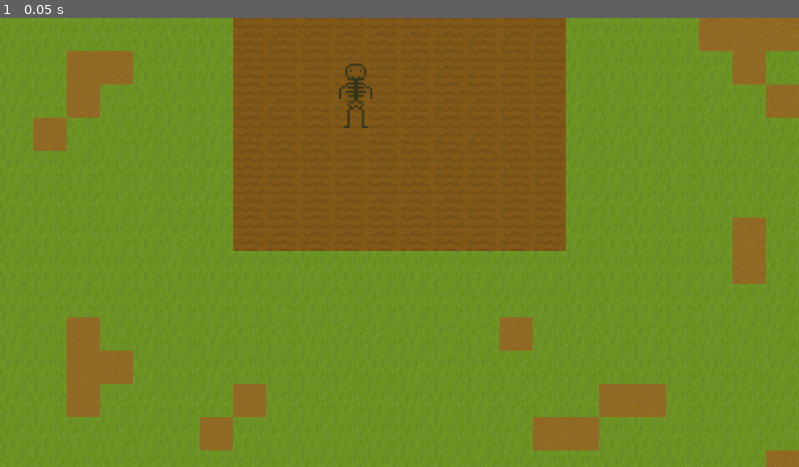
Above: before the commit, frame 1.
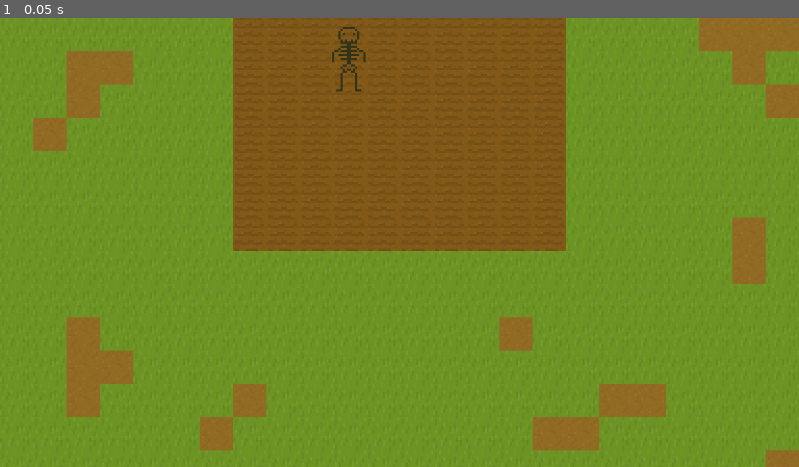
Above: after the commit, the same moment.

Repository: sjhayden/Super-Simple-Spooky-Seed-Simulator
Game: Godot game, scene res://Scenes/world.tscn
Same seed, same stepped clock (60 frames per second), same inputs: the game is played once before the commit and once after it. The project has no main scene, so this scene is started directly.
Inputs:
- Up to frame 1 (0.05 s): no input

The runs differ from the first frame. In frame 1, 0.3% of the frame differs, in the area x 41-47%, y 2-25%.

Commit message:
Sprite Positioning

Diff:
--- a/super-simple-spooky-seed-simulator/Scenes/jack_o_lantern.tscn
+++ b/super-simple-spooky-seed-simulator/Scenes/jack_o_lantern.tscn
@@ -50,9 +50,10 @@
 script = ExtResource("1_giqco")
 
 [node name="CollisionShape2D" type="CollisionShape2D" parent="."]
+position = Vector2(0, -6)
 rotation = 1.5707964
 shape = SubResource("CapsuleShape2D_g4ax6")
 
 [node name="AnimatedSprite2D" type="AnimatedSprite2D" parent="."]
-position = Vector2(0, -1)
+position = Vector2(0, -7)
 sprite_frames = SubResource("SpriteFrames_38bgr")
--- a/super-simple-spooky-seed-simulator/Scenes/player.tscn
+++ b/super-simple-spooky-seed-simulator/Scenes/player.tscn
@@ -23,13 +23,12 @@
 }]
 
 [node name="Player" type="CharacterBody2D"]
-position = Vector2(-8, -16)
 script = ExtResource("1_v0iea")
 
 [node name="CollisionShape2D" type="CollisionShape2D" parent="."]
-position = Vector2(8, 16)
+position = Vector2(0, -16)
 shape = SubResource("CapsuleShape2D_6t5aa")
 
 [node name="AnimatedSprite2D" type="AnimatedSprite2D" parent="."]
-position = Vector2(8, 16)
+position = Vector2(0, -16)
 sprite_frames = SubResource("SpriteFrames_fkybt")
--- a/super-simple-spooky-seed-simulator/Scenes/world.tscn
+++ b/super-simple-spooky-seed-simulator/Scenes/world.tscn
@@ -20,4 +20,4 @@
 tile_set = SubResource("TileSet_8j60k")
 
 [node name="Player" parent="." instance=ExtResource("1_a02cp")]
-position = Vector2(163.00002, 21)
+position = Vector2(167.66667, 35.333332)
--- a/super-simple-spooky-seed-simulator/project.godot
+++ b/super-simple-spooky-seed-simulator/project.godot
@@ -17,3 +17,8 @@
 [dotnet]
 
 project/assembly_name="Super Simple Spooky Seed Simulator"
+
+[rendering]
+
+textures/canvas_textures/default_texture_filter=0
+2d/canvas_textures/default_texture_filter=0
